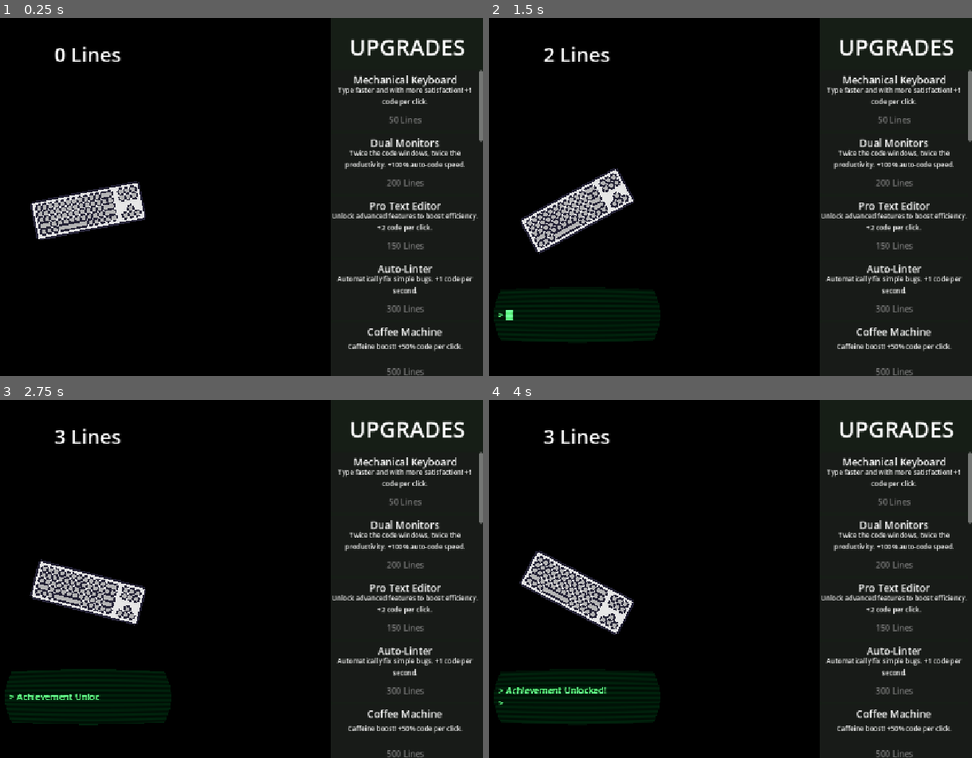
Above: before the commit, frames 1-4 (two rows, left to right).
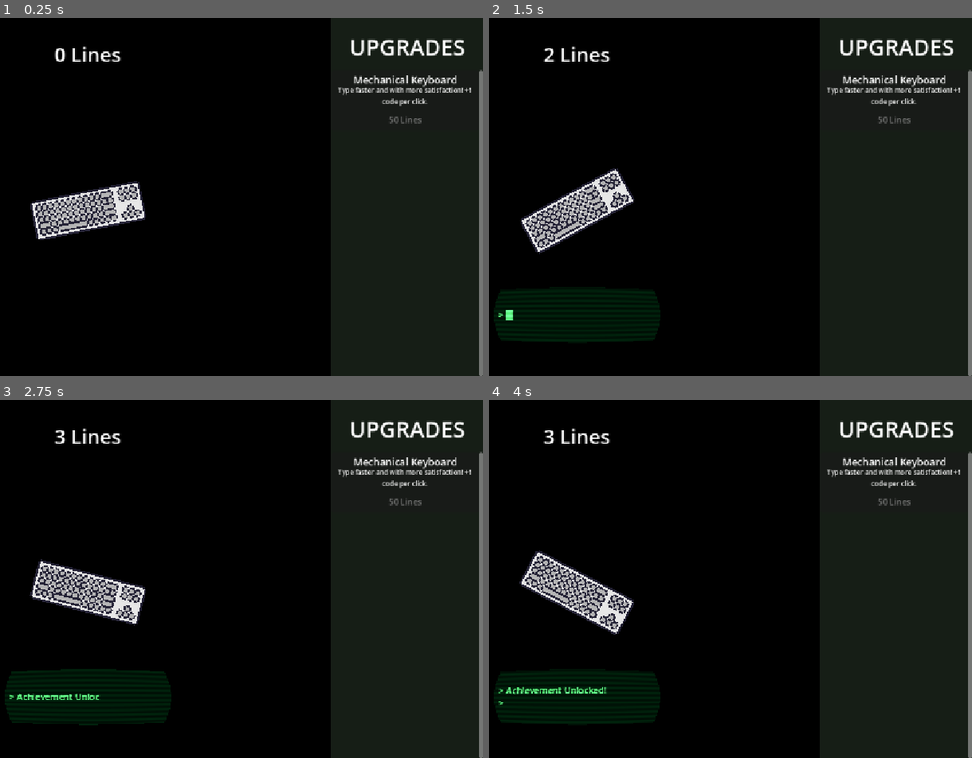
Above: after the commit, the same moments.

Repository: MadAvidCoder/CodeClicker
Game: Godot game, scene res://main.tscn
Same seed, same stepped clock (60 frames per second), same inputs: the game is played once before the commit and once after it.
Inputs (mouse positions are in pixels of both pictures, inside the frame that each line leads up to):
- Up to frame 1 (0.25 s): no input
- Up to frame 2 (1.5 s): click (575, 211) at 0.5 s; click (575, 211) at 1.25 s
- Up to frame 3 (2.75 s): click (86, 593) at 2 s
- Up to frame 4 (4 s): no input

The runs differ from the first frame. In frame 1, 3.3% of the frame differs, in the area x 68-100%, y 33-100%; in frame 2, 3.3%; in frame 3, 3.3%; in frame 4, 3.3%.

Commit message:
Improve upgrade system
Added increasing pricing to upgrades the more are bought, and hides all upgrades until you get almost enough lines

Diff:
--- a/item.gd
+++ b/item.gd
@@ -5,21 +5,34 @@
 
 var cost = INF
 var effect
+var multiplier
 
-func setup(title, description, item_cost, item_effect):
+func setup(title, description, item_cost, item_effect, price_multiplier):
 	effect = item_effect
+	multiplier = price_multiplier
 	cost = item_cost
 	$ItemTitle.text = title
 	$ItemDescription.text = description
 	$BuyButton.text = str(item_cost) + " Lines"
 	$BuyButton.disabled = true
+	if title != "Mechanical Keyboard":
+		hide()
 
 func _process(delta: float) -> void:
 	$BuyButton.disabled = not ((main.score >= cost) and (main.auto_per_sec > 0 or not effect.has("auto_code_multiplier")))
+	if not self.visible:
+		if main.score >= cost * 0.75:
+			if main.auto_per_sec > 0:
+				show()
+			elif not effect.has("auto_code_multiplier"):
+				show()
 
 func _on_buy_button_pressed() -> void:
 	if main.score >= cost:
 		main.score -= cost
+		cost *= multiplier
+		cost = floor(cost)
+		$BuyButton.text = str(cost) + " Lines"
 		for e in effect.keys():
 			main.upgrades_bought += 1
 			match e:
--- a/main.gd
+++ b/main.gd
@@ -149,154 +149,232 @@
 		"name": "Mechanical Keyboard",
 		"description": "Type faster and with more satisfaction! +1 code per click.",
 		"cost": 50,
+		"price_multiplier": 1.12,
 		"effect": { "click_power": 1 }
 	},
 	{
-		"id": "dual_monitors",
-		"name": "Dual Monitors",
-		"description": "Twice the code windows, twice the productivity. +100% auto-code speed.",
-		"cost": 200,
-		"effect": { "auto_code_multiplier": 2.0 }
+		"id": "wireless_mouse",
+		"name": "Wireless Mouse",
+		"description": "No more cable drag. +1 code per click.",
+		"cost": 75,
+		"price_multiplier": 1.12,
+		"effect": { "click_power": 1 }
+	},
+	{
+		"id": "sticky_notes",
+		"name": "Sticky Notes",
+		"description": "Jot down ideas on your monitor. +0.5 code per click.",
+		"cost": 90,
+		"price_multiplier": 1.11,
+		"effect": { "click_power": 0.5 }
 	},
 	{
 		"id": "text_editor_upgrade",
 		"name": "Pro Text Editor",
 		"description": "Unlock advanced features to boost efficiency. +2 code per click.",
-		"cost": 150,
+		"cost": 140,
+		"price_multiplier": 1.13,
 		"effect": { "click_power": 2 }
 	},
 	{
 		"id": "auto_linter",
 		"name": "Auto-Linter",
 		"description": "Automatically fix simple bugs. +1 code per second.",
-		"cost": 300,
+		"cost": 210,
+		"price_multiplier": 1.14,
 		"effect": { "auto_code_per_sec": 1 }
 	},
 	{
 		"id": "coffee_machine",
 		"name": "Coffee Machine",
-		"description": "Caffeine boost! +50% code per click.",
+		"description": "Caffeine boost! +25% code per click.",
+		"cost": 350,
+		"price_multiplier": 1.14,
+		"effect": { "click_power_multiplier": 1.25 }
+	},
+	{
+		"id": "dual_monitors",
+		"name": "Dual Monitors",
+		"description": "Twice the code windows, twice the productivity. +50% auto-code speed.",
 		"cost": 500,
-		"effect": { "click_power_multiplier": 1.5 }
+		"price_multiplier": 1.15,
+		"effect": { "auto_code_multiplier": 1.5 }
 	},
 	{
 		"id": "code_snippets",
 		"name": "Reusable Snippets",
-		"description": "Paste code faster using handy snippets. +5 code per click.",
-		"cost": 800,
-		"effect": { "click_power": 5 }
+		"description": "Paste code faster using handy snippets. +3 code per click.",
+		"cost": 620,
+		"price_multiplier": 1.16,
+		"effect": { "click_power": 3 }
 	},
 	{
 		"id": "cloud_ide",
 		"name": "Cloud IDE",
-		"description": "Code from anywhere, anytime. +3 code per second.",
-		"cost": 1200,
-		"effect": { "auto_code_per_sec": 3 }
-	},
-	{
-		"id": "copilot_ai",
-		"name": "AI Copilot",
-		"description": "Let AI write boilerplate for you. +100% auto-code speed.",
-		"cost": 2500,
-		"effect": { "auto_code_multiplier": 2.0 }
+		"description": "Code from anywhere, anytime. +2 code per second.",
+		"cost": 800,
+		"price_multiplier": 1.16,
+		"effect": { "auto_code_per_sec": 2 }
+	},
+	{
+		"id": "rubber_ducky",
+		"name": "Rubber Duck Debugging",
+		"description": "Explain your code to the duck and spot more bugs. +1 code per second.",
+		"cost": 1100,
+		"price_multiplier": 1.15,
+		"effect": { "auto_code_per_sec": 1 }
 	},
 	{
 		"id": "dark_theme",
 		"name": "Dark Theme",
-		"description": "Less eye strain means more code! +20% click and auto-code.",
-		"cost": 1000,
-		"effect": { "click_power_multiplier": 1.2, "auto_code_multiplier": 1.2 }
-	},
-	{
-		"id": "stack_overflow",
-		"name": "Stack Overflow Access",
-		"description": "Find answers instantly. +10 code per click.",
-		"cost": 3000,
-		"effect": { "click_power": 10 }
-	},
-	{
-		"id": "standing_desk",
-		"name": "Standing Desk",
-		"description": "Boosts your health and productivity. +50% auto-code speed.",
-		"cost": 5000,
-		"effect": { "auto_code_multiplier": 1.5 }
-	},
-	{
-		"id": "continuous_integration",
-		"name": "Continuous Integration",
-		"description": "Code merges itself while you sleep. +10 code per second.",
-		"cost": 8000,
-		"effect": { "auto_code_per_sec": 10 }
-	},
-	{
-		"id": "rubber_ducky",
-		"name": "Rubber Duck Debugging",
-		"description": "Explain your code to the duck and spot more bugs. +2 code per second.",
+		"description": "Less eye strain means more code! +10% click and auto-code.",
+		"cost": 1200,
+		"price_multiplier": 1.15,
+		"effect": { "click_power_multiplier": 1.1, "auto_code_multiplier": 1.1 }
+	},
+	{
+		"id": "cloud_storage",
+		"name": "Cloud Storage",
+		"description": "Never lose a line! +0.5 code per second.",
 		"cost": 1300,
-		"effect": { "auto_code_per_sec": 2 }
-	},
-	{
-		"id": "faster_internet",
-		"name": "Faster Internet",
-		"description": "Pages load instantly, docs at your fingertips. +30% auto-code speed.",
-		"cost": 2200,
-		"effect": { "auto_code_multiplier": 1.3 }
+		"price_multiplier": 1.14,
+		"effect": { "auto_code_per_sec": 0.5 }
 	},
 	{
 		"id": "standing_meetings",
 		"name": "Standing Meetings",
 		"description": "Shorter meetings, more time to code! +10% code per click.",
-		"cost": 1100,
+		"cost": 1500,
+		"price_multiplier": 1.14,
 		"effect": { "click_power_multiplier": 1.1 }
 	},
 	{
-		"id": "unit_tests",
-		"name": "Unit Tests",
-		"description": "Find bugs before they hit production. +5 code per second.",
-		"cost": 4000,
-		"effect": { "auto_code_per_sec": 5 }
-	},
-	{
-		"id": "git_aliases",
-		"name": "Git Aliases",
-		"description": "Type less, push more. +3 code per click.",
-		"cost": 2500,
-		"effect": { "click_power": 3 }
-	},
-	{
-		"id": "devops_pipeline",
-		"name": "DevOps Pipeline",
-		"description": "Automate your workflow. +25% to all code generation.",
-		"cost": 7000,
-		"effect": { "click_power_multiplier": 1.25, "auto_code_multiplier": 1.25 }
-	},
-	{
-		"id": "wireless_mouse",
-		"name": "Wireless Mouse",
-		"description": "No more cable drag. +1 code per click.",
-		"cost": 300,
-		"effect": { "click_power": 1 }
+		"id": "copilot_ai",
+		"name": "AI Copilot",
+		"description": "Let AI write boilerplate for you. +50% auto-code speed.",
+		"cost": 1800,
+		"price_multiplier": 1.16,
+		"effect": { "auto_code_multiplier": 1.5 }
 	},
 	{
 		"id": "ergonomic_chair",
 		"name": "Ergonomic Chair",
 		"description": "Stay comfortable, code longer. +2 code per second.",
-		"cost": 1700,
+		"cost": 2000,
+		"price_multiplier": 1.15,
 		"effect": { "auto_code_per_sec": 2 }
+	},
+	{
+		"id": "portable_laptop",
+		"name": "Portable Laptop",
+		"description": "Code on the go! +1 code per click.",
+		"cost": 2050,
+		"price_multiplier": 1.13,
+		"effect": { "click_power": 1 }
+	},
+	{
+		"id": "git_aliases",
+		"name": "Git Aliases",
+		"description": "Type less, push more. +2 code per click.",
+		"cost": 2100,
+		"price_multiplier": 1.15,
+		"effect": { "click_power": 2 }
+	},
+	{
+		"id": "faster_internet",
+		"name": "Faster Internet",
+		"description": "Pages load instantly, docs at your fingertips. +20% auto-code speed.",
+		"cost": 2500,
+		"price_multiplier": 1.16,
+		"effect": { "auto_code_multiplier": 1.2 }
+	},
+	{
+		"id": "vim_shortcuts",
+		"name": "Vim Shortcuts",
+		"description": "Navigate code at the speed of thought. +3 code per click.",
+		"cost": 2800,
+		"price_multiplier": 1.15,
+		"effect": { "click_power": 3 }
+	},
+	{
+		"id": "unit_tests",
+		"name": "Unit Tests",
+		"description": "Find bugs before they hit production. +3 code per second.",
+		"cost": 3200,
+		"price_multiplier": 1.16,
+		"effect": { "auto_code_per_sec": 3 }
+	},
+	{
+		"id": "stack_overflow",
+		"name": "Stack Overflow Access",
+		"description": "Find answers instantly. +5 code per click.",
+		"cost": 3500,
+		"price_multiplier": 1.17,
+		"effect": { "click_power": 5 }
+	},
+	{
+		"id": "devops_pipeline",
+		"name": "DevOps Pipeline",
+		"description": "Automate your workflow. +15% to all code generation.",
+		"cost": 4200,
+		"price_multiplier": 1.17,
+		"effect": { "click_power_multiplier": 1.15, "auto_code_multiplier": 1.15 }
+	},
+	{
+		"id": "smart_watch",
+		"name": "Smart Watch",
+		"description": "Track your time and code more efficiently. +0.5 code per second.",
+		"cost": 4300,
+		"price_multiplier": 1.14,
+		"effect": { "auto_code_per_sec": 0.5 }
+	},
+	{
+		"id": "standing_desk",
+		"name": "Standing Desk",
+		"description": "Boosts your health and productivity. +30% auto-code speed.",
+		"cost": 5000,
+		"price_multiplier": 1.18,
+		"effect": { "auto_code_multiplier": 1.3 }
 	},
 	{
 		"id": "docker_containers",
 		"name": "Docker Containers",
-		"description": "Deploy faster, debug less. +6 code per second.",
+		"description": "Deploy faster, debug less. +4 code per second.",
 		"cost": 6000,
+		"price_multiplier": 1.18,
+		"effect": { "auto_code_per_sec": 4 }
+	},
+	{
+		"id": "continuous_integration",
+		"name": "Continuous Integration",
+		"description": "Code merges itself while you sleep. +6 code per second.",
+		"cost": 9000,
+		"price_multiplier": 1.19,
 		"effect": { "auto_code_per_sec": 6 }
 	},
 	{
-		"id": "vim_shortcuts",
-		"name": "Vim Shortcuts",
-		"description": "Navigate code at the speed of thought. +4 code per click.",
-		"cost": 3200,
-		"effect": { "click_power": 4 }
+		"id": "ai_code_reviewer",
+		"name": "AI Code Reviewer",
+		"description": "AI reviews your code for bugs. +10% auto-code speed.",
+		"cost": 12000,
+		"price_multiplier": 1.2,
+		"effect": { "auto_code_multiplier": 1.1 }
+	},
+	{
+		"id": "triple_monitor_setup",
+		"name": "Triple Monitor Setup",
+		"description": "See everything at once. +5 code per click.",
+		"cost": 15000,
+		"price_multiplier": 1.22,
+		"effect": { "click_power": 5 }
+	},
+	{
+		"id": "cloud_compiler",
+		"name": "Cloud Compiler",
+		"description": "Instant compilation in the cloud. +8 code per second.",
+		"cost": 18000,
+		"price_multiplier": 1.25,
+		"effect": { "auto_code_per_sec": 8 }
 	}
 ]
 
@@ -330,7 +408,7 @@
 		mat.set_shader_parameter("rect_size", subviewport.size)
 	for upgrade in upgrades:
 		var i = item.instantiate()
-		i.setup(upgrade["name"], upgrade["description"], upgrade["cost"], upgrade["effect"])
+		i.setup(upgrade["name"], upgrade["description"], upgrade["cost"], upgrade["effect"], upgrade["price_multiplier"])
 		shop_container.add_child(i)
 
 func _process(delta: float) -> void:
